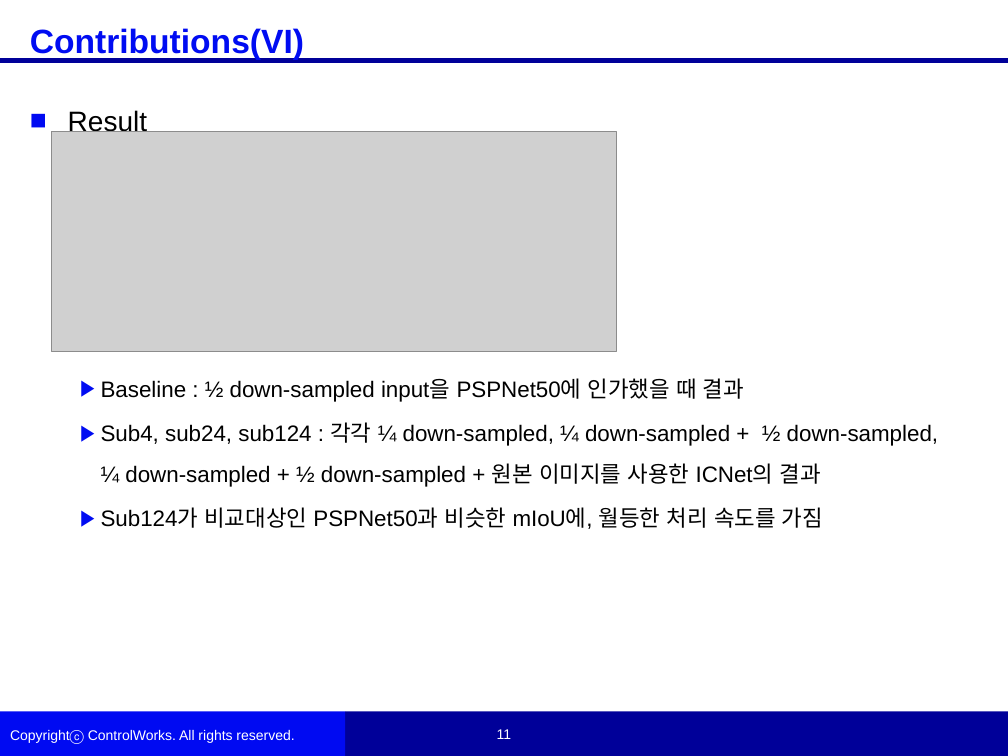
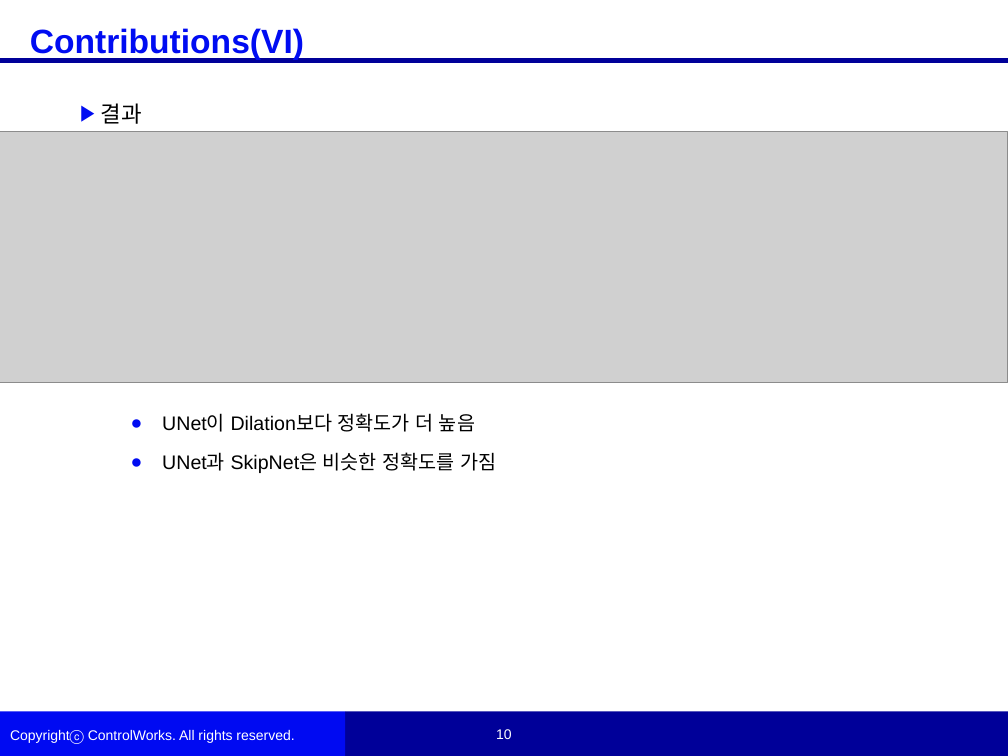
Before and after one commit to woojinKwon/deep_learning_paper, a slide deck: slide 10 of RTSEG_REAL-TIME SEMANTIC SEGMENTATION COMPARATIVE STUDY_논문정리.pptx (slide 11 before the commit). Drawn at 1008x756 pixels with LibreOffice and Linux fonts; fonts in the diff are those of the drawing; grey boxes stand for pictures; background and template pictures are left out. Boxes give left, top, right and bottom in pixels: in the first picture for what was removed or moved away, otherwise in the second. Text is boxed around its words. In the diff, an @@ line names an element or a change of style, - is before the commit and + after.

```diff
--- a/RTSEG_REAL-TIME SEMANTIC SEGMENTATION COMPARATIVE STUDY_논문정리.pptx
+++ b/RTSEG_REAL-TIME SEMANTIC SEGMENTATION COMPARATIVE STUDY_논문정리.pptx
@@ text at <box>101,103,496,473</box>: text changed; size 16 to 14 pt @@
-■ Result
-  ▶ Baseline : ½ down-sampled input을 PSPNet50에 인가했을 때 결과
-  ▶ Sub4, sub24, sub124 : 각각 ¼ down-sampled, ¼ down-sampled + ½ down-sampled, ¼ down-sampled + ½ down-sampled + 원본 이미지를 사용한 ICNet의 결과
-  ▶ Sub124가 비교대상인 PSPNet50과 비슷한 mIoU에, 월등한 처리 속도를 가짐
+  ▶ 결과
+    ● UNet이 Dilation보다 정확도가 더 높음
+    ● UNet과 SkipNet은 비슷한 정확도를 가짐
@@ picture added at <box>0,132,1008,383</box> @@
@@ picture removed at <box>51,132,616,352</box> @@
@@ page number at <box>495,730,512,739</box>: text changed @@
-11
+10
@@ page number at <box>496,729,512,739</box>: text changed @@
-11
+10
```
Also in this commit, not shown: 3 other slides changed, 5 slides added, 5 slides removed.
